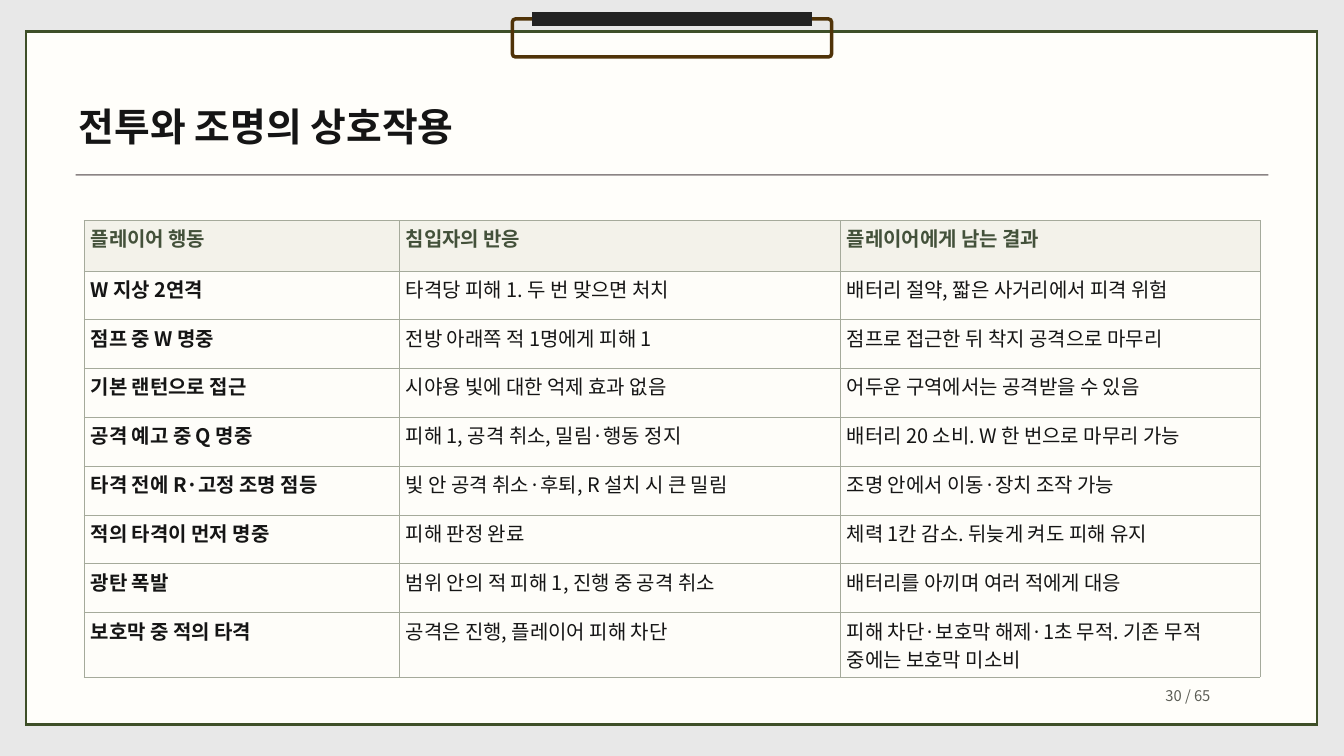
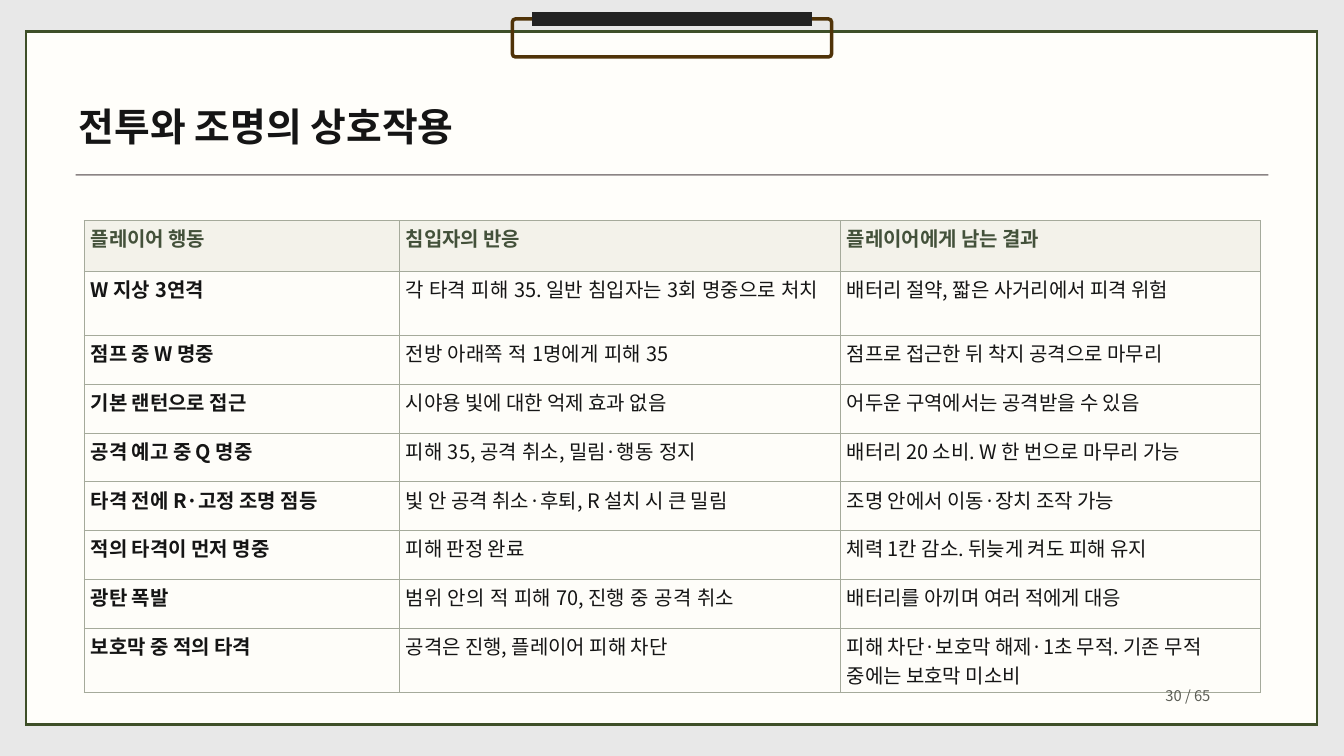
Before and after one commit to dbguswh/2Dgame_project, a slide deck: slide 30 of 2D게임프로그래밍 기획서.pptx. Drawn at 1344x756 pixels with LibreOffice and Linux fonts; fonts in the diff are those of the drawing. Boxes give left, top, right and bottom in pixels: in the first picture for what was removed or moved away, otherwise in the second. Text is boxed around its words. In the diff, an @@ line names an element or a change of style, - is before the commit and + after.

Commit message:
기획서에 곡예 연격과 침입자 체력 게이지 및 피해량을 먼저 반영

```diff
--- a/2D게임프로그래밍 기획서.pptx
+++ b/2D게임프로그래밍 기획서.pptx
@@ table at (x1=84, y1=220, x2=1260, y2=689) @@
-row 2, column 1: W 지상 2연격
+row 2, column 1: W 지상 3연격
-row 2, column 2: 타격당 피해 1. 두 번 맞으면 처치
+row 2, column 2: 각 타격 피해 35. 일반 침입자는 3회 명중으로 처치
-row 3, column 2: 전방 아래쪽 적 1명에게 피해 1
+row 3, column 2: 전방 아래쪽 적 1명에게 피해 35
-row 5, column 2: 피해 1, 공격 취소, 밀림·행동 정지
+row 5, column 2: 피해 35, 공격 취소, 밀림·행동 정지
-row 8, column 2: 범위 안의 적 피해 1, 진행 중 공격 취소
+row 8, column 2: 범위 안의 적 피해 70, 진행 중 공격 취소
```
Also in this commit, not shown: 20 other slides changed, 1 other file.
